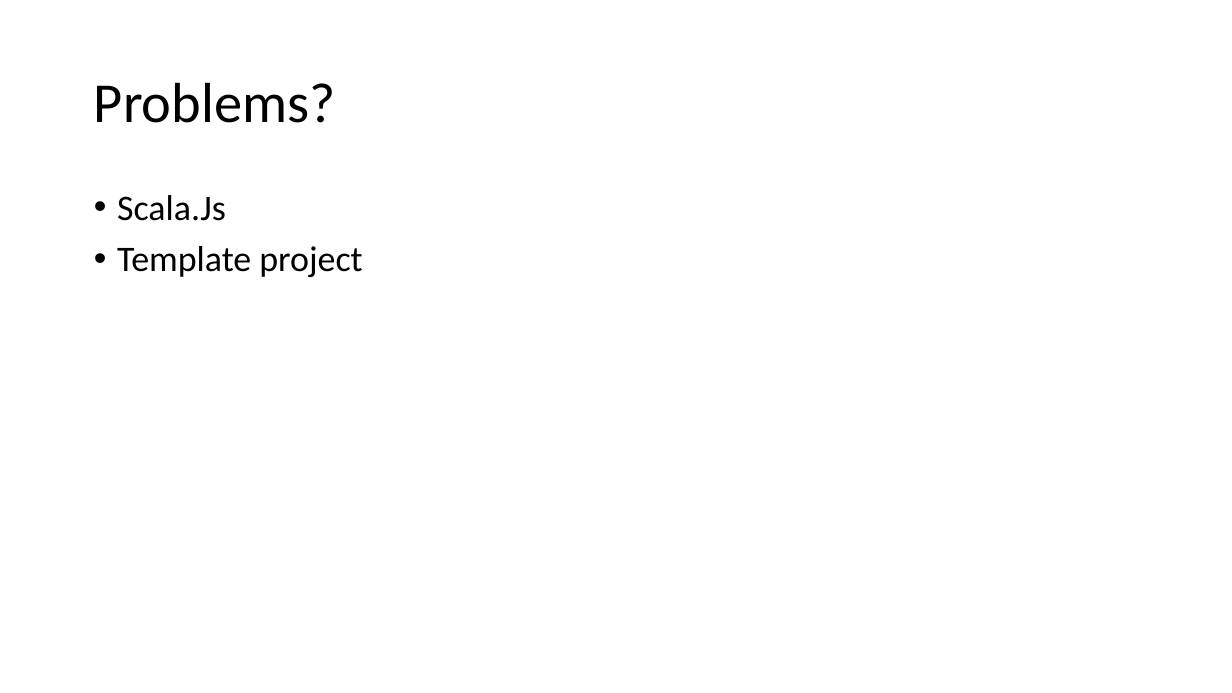
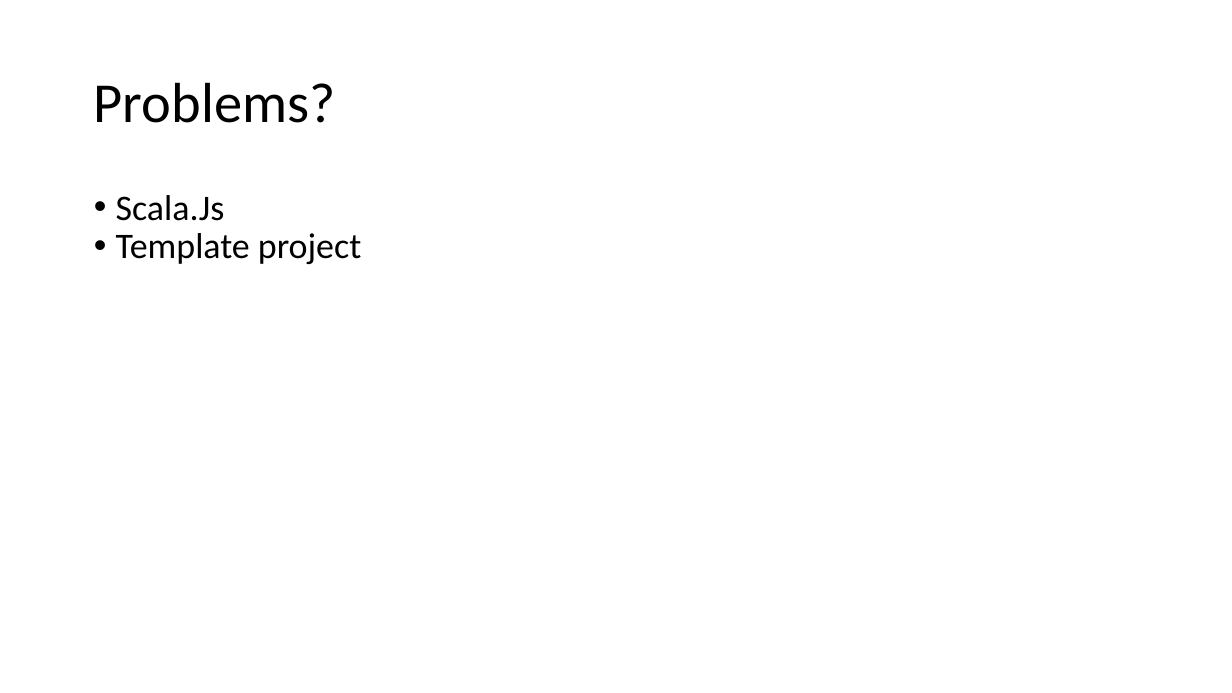
Before and after one commit to joke1196/HolyJobs, a slide deck: slide 9 of HolyJobs.pptx. Drawn at 1232x693 pixels with LibreOffice and Linux fonts; fonts in the diff are those of the drawing. Boxes give left, top, right and bottom in pixels: in the first picture for what was removed or moved away, otherwise in the second. Text is boxed around its words. In the diff, an @@ line names an element or a change of style, - is before the commit and + after.

```diff
--- a/HolyJobs.pptx
+++ b/HolyJobs.pptx
@@ text "Scala.Js" at (116, 195, 361, 264): indent changed; less space between paragraphs @@
```
Also in this commit, not shown: 6 other slides changed, 31 other files.
